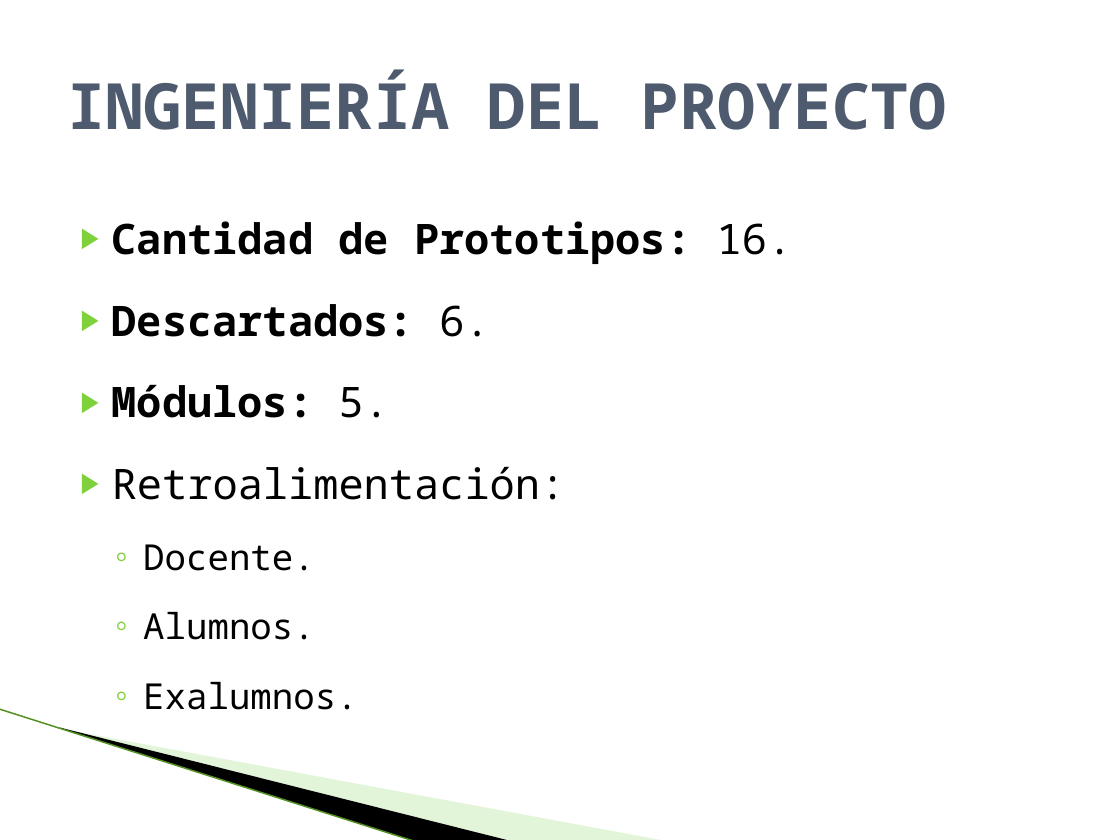
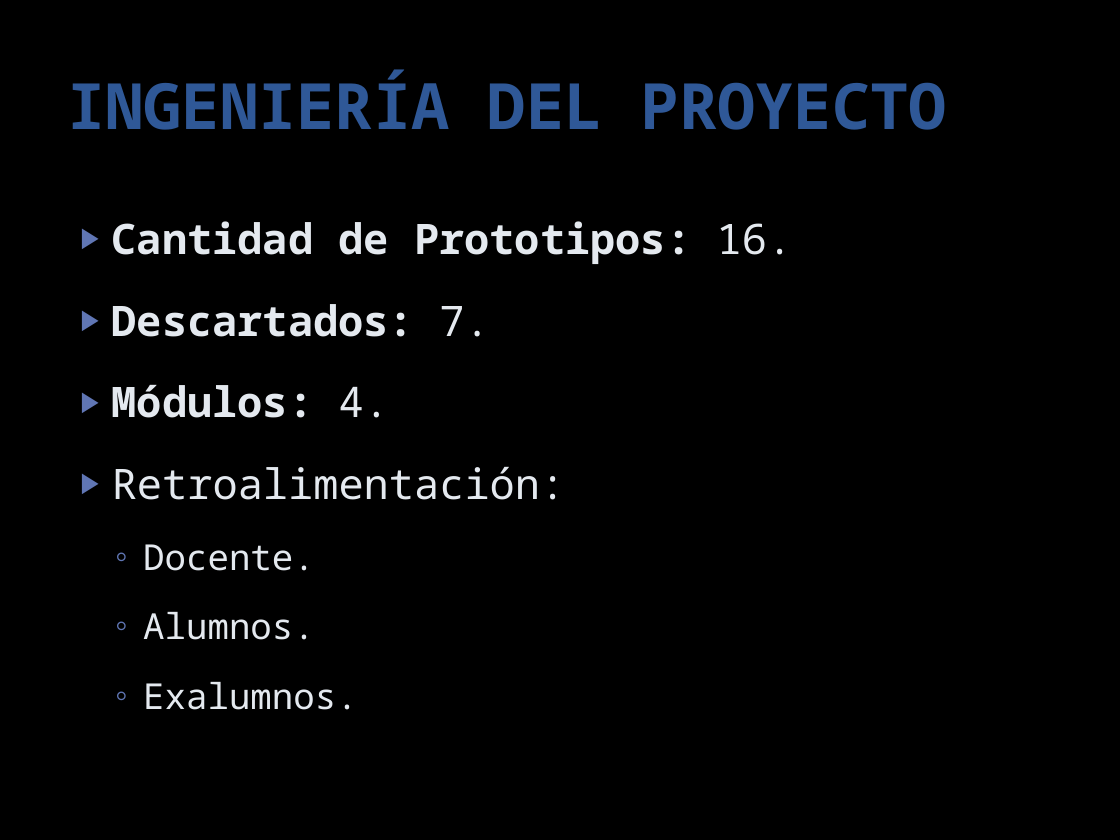
Before and after one commit to paoloadrian/DocumentacionCIHI, a slide deck: slide 24 of defensa publica.pptx (slide 31 before the commit). Drawn at 1120x840 pixels with LibreOffice and Linux fonts; fonts in the diff are those of the drawing; background and template pictures are left out. Boxes give left, top, right and bottom in pixels: in the first picture for what was removed or moved away, otherwise in the second. Text is boxed around its words. In the diff, an @@ line names an element or a change of style, - is before the commit and + after.

```diff
--- a/defensa publica.pptx
+++ b/defensa publica.pptx
@@ background #FFFFFF to #000000 @@
@@ title "INGENIERÍA DEL PROYECTO" at [67, 69, 947, 130]: text colour #4E5B6F to #2F5897 @@
@@ text at [112, 221, 793, 710]: text colour #000000 to #E4E9EF in "Cantidad de Prototipos: 16.", "Retroalimentación:", "Docente.", "Alumnos." and 1 more places; bullet colour #7FD13B to #6076B4 @@
@@ text at [112, 304, 489, 418]: text changed; text colour #000000 to #E4E9EF @@
-▶ Descartados: 6.
-▶ Módulos: 5.
+▶ Descartados: 7.
+▶ Módulos: 4.
@@ line removed from (0, 709) to (416, 840) @@
@@ freeform shape removed at [59, 727, 512, 840] @@
@@ freeform shape removed at [62, 728, 666, 840] @@
```
Also in this commit, not shown: 27 other slides changed, 19 slides added, 20 slides removed.
